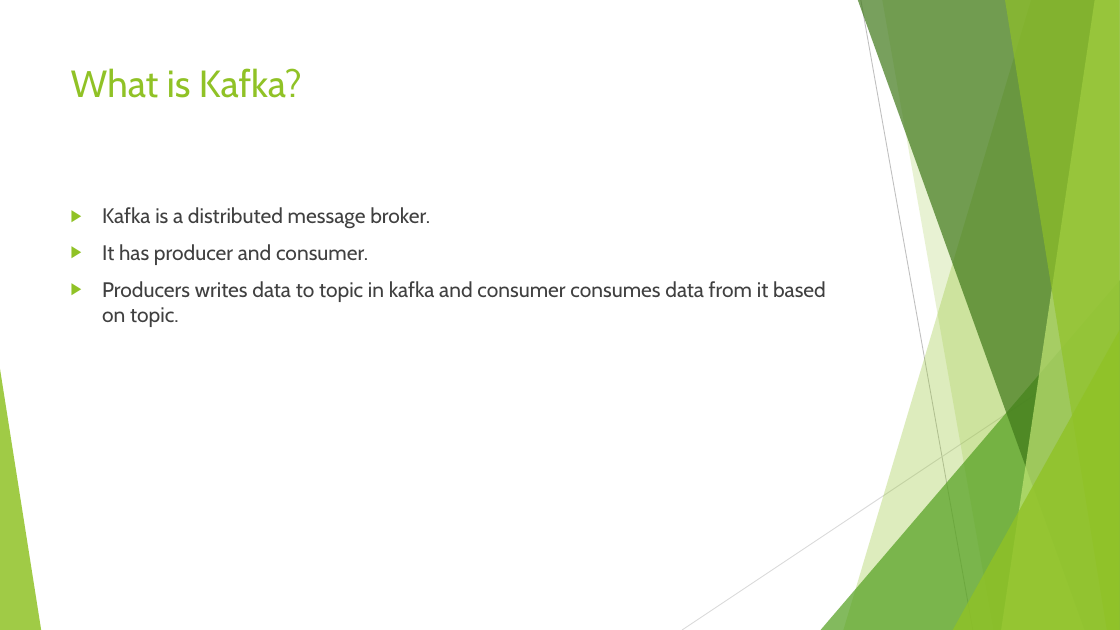
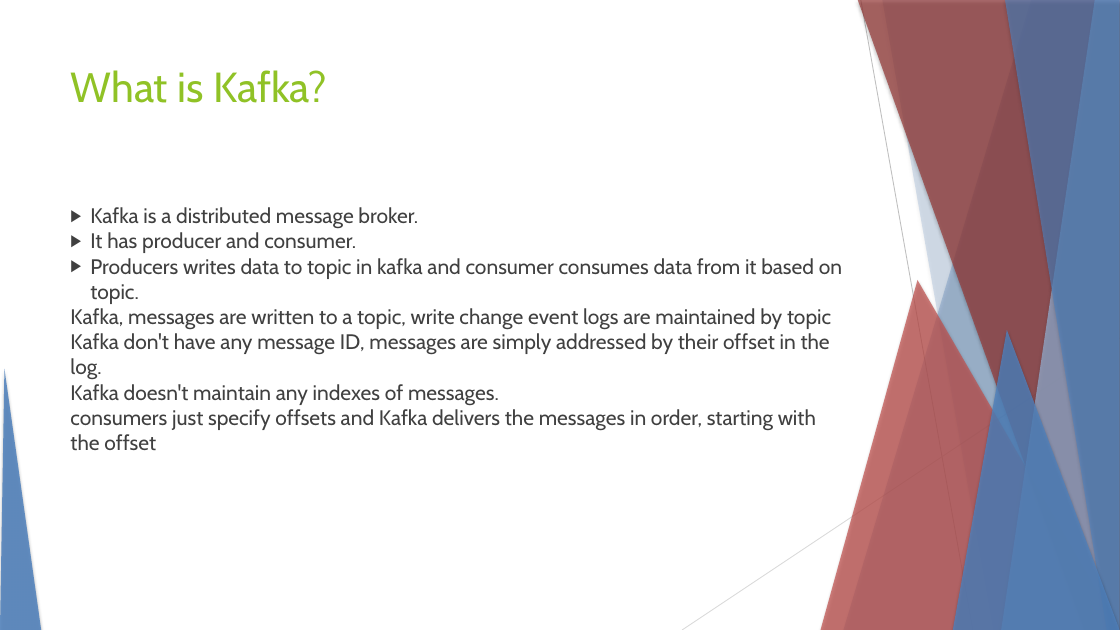
Before and after one commit to ketankk/BDppt, a slide deck: slide 2 of ppt/Kafka.pptx. Drawn at 1120x630 pixels with LibreOffice and Linux fonts; fonts in the diff are those of the drawing. Boxes give left, top, right and bottom in pixels: in the first picture for what was removed or moved away, otherwise in the second. Text is boxed around its words. In the diff, an @@ line names an element or a change of style, - is before the commit and + after.

Commit message:
Kafka updated

```diff
--- a/ppt/Kafka.pptx
+++ b/ppt/Kafka.pptx
@@ freeform shape at (x1=844, y1=0, x2=1120, y2=630): fill #90C226 at 30% opacity to #4F81BD at 30% opacity; shadow on; outline redrawn @@
@@ freeform shape at (x1=858, y1=0, x2=1120, y2=630): fill #3F7819 at 70% opacity to #953735 at 70% opacity; shadow on; outline redrawn @@
@@ line (861, 0) - (973, 630): stroke #BFBFBF 0.75 pt to #BFBFBF 0.74 pt @@
@@ freeform shape at (x1=882, y1=0, x2=1120, y2=630): fill #90C226 at 20% opacity to #4F81BD at 20% opacity; shadow on; outline redrawn @@
@@ freeform shape at (x1=1002, y1=0, x2=1120, y2=630): fill #C0E474 at 70% opacity to #95B3D7 at 70% opacity; shadow on; outline redrawn @@
@@ freeform shape at (x1=1005, y1=0, x2=1120, y2=630): fill #90C226 at 65% opacity to #4F81BD at 65% opacity; shadow on; outline redrawn @@
@@ text "What is Kafka?" at (x1=70, y1=70, x2=327, y2=103): size 32.4 to 36 pt @@
@@ text at (x1=90, y1=207, x2=842, y2=304): indent changed; less space between paragraphs @@
@@ triangle at (x1=821, y1=280, x2=1120, y2=630): fill #54A021 at 72% opacity to #C0504D at 72% opacity; shadow on; proportions changed @@
@@ text at (x1=70, y1=308, x2=831, y2=450): paragraphs added @@
+Kafka, messages are written to a topic, write change event logs are maintained by topic
+Kafka don't have any message ID, messages are simply addressed by their offset in the log.
+Kafka doesn't maintain any indexes of messages.
+consumers just specify offsets and Kafka delivers the messages in order, starting with the offset
@@ line (1120, 339) - (682, 630): stroke #D9D9D9 0.75 pt to #D9D9D9 0.74 pt @@
@@ triangle at (x1=953, y1=330, x2=1120, y2=630): fill #90C226 at 80% opacity to #4F81BD at 80% opacity; shadow on; proportions changed @@
@@ triangle at (x1=0, y1=369, x2=41, y2=630): fill #90C226 at 85% opacity to #4F81BD at 85% opacity; shadow on; proportions changed @@
```
Also in this commit, not shown: 1 other slide changed, 1 slide added.
